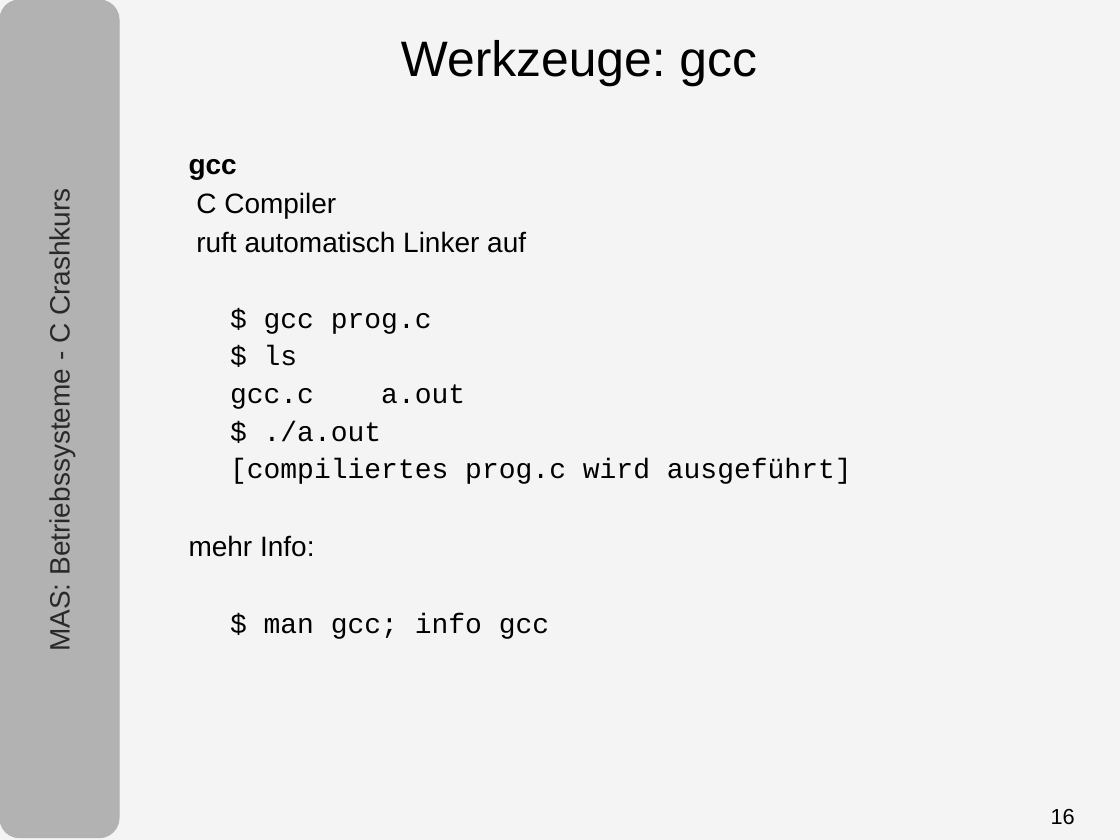
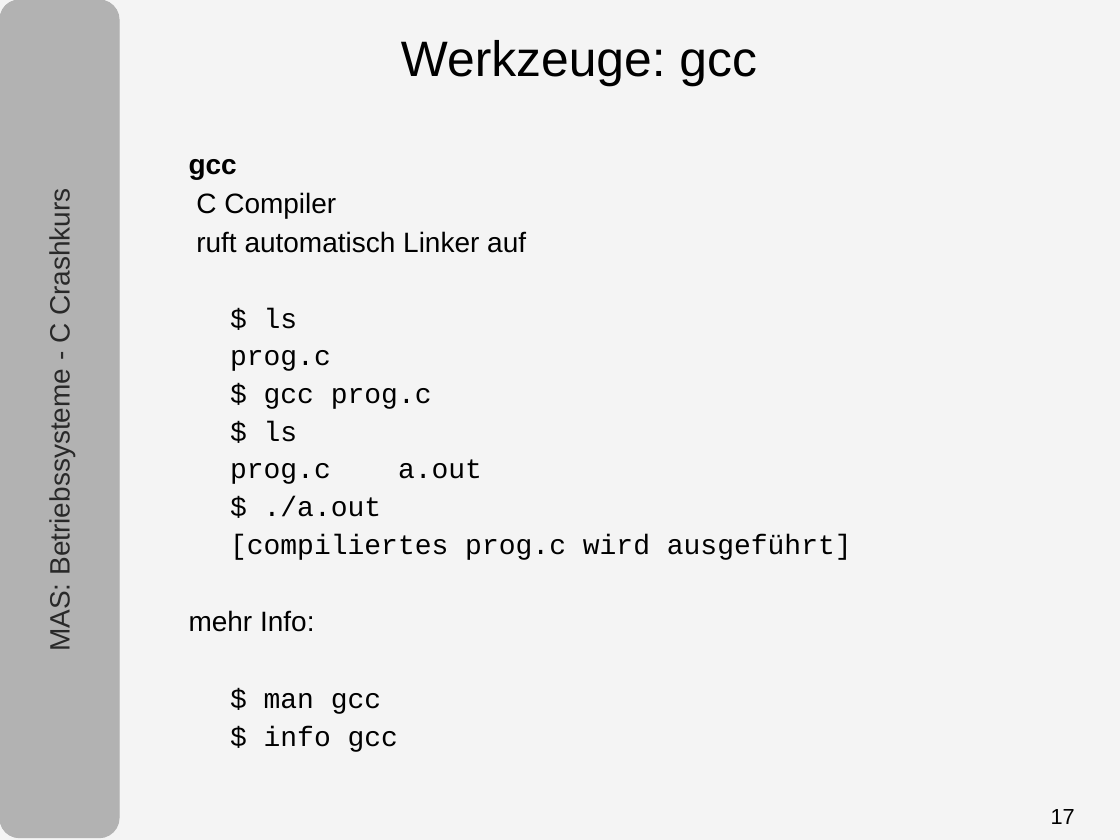
Before and after one commit to tpo/betriebssysteme, a slide deck: slide 17 of 05-1_C.odp (slide 16 before the commit). Drawn at 1120x840 pixels with LibreOffice and Linux fonts; fonts in the diff are those of the drawing. Boxes give left, top, right and bottom in pixels: in the first picture for what was removed or moved away, otherwise in the second. Text is boxed around its words. In the diff, an @@ line names an element or a change of style, - is before the commit and + after.

```diff
--- a/05-1_C.odp
+++ b/05-1_C.odp
@@ text at [230,308,331,371]: paragraphs added @@
+$ ls
+prog.c
@@ text at [230,459,482,484]: text changed @@
-gcc.c a.out
+prog.c a.out
@@ text at [264,693,398,752]: text changed @@
-$ man gcc; info gcc
+$ man gcc
+$ info gcc
@@ page number at [1051,809,1075,824]: text changed @@
-16
+17
```
Also in this commit, not shown: 2 other slides changed, 1 slide added, 1 other file.
